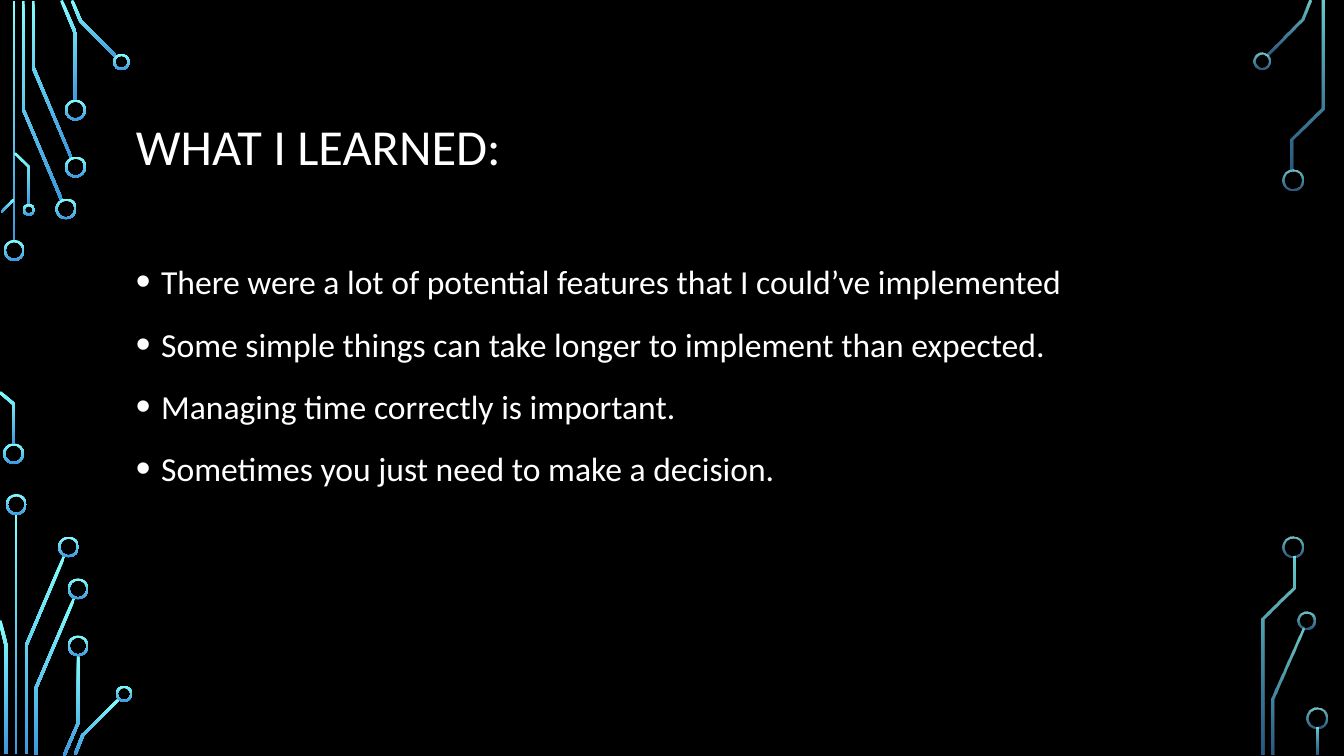
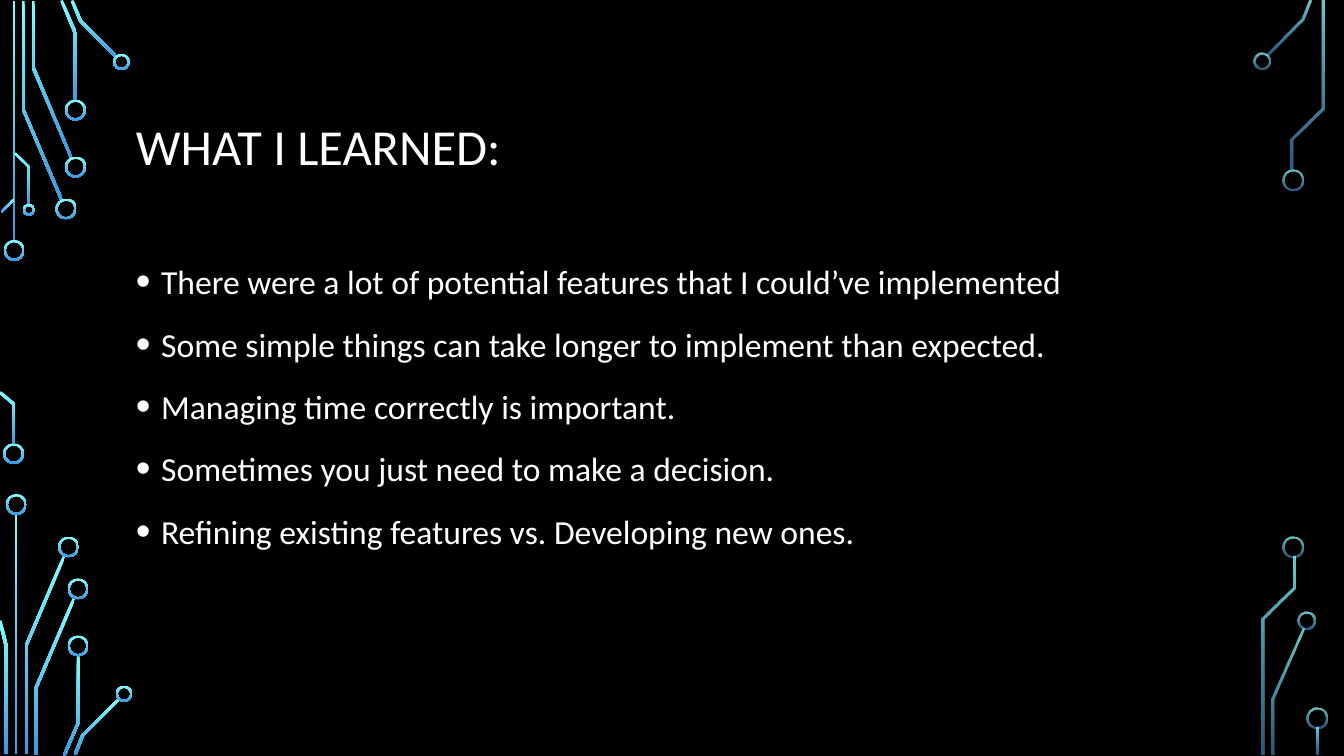
Before and after one commit to MichaelDuToit/SD6501_BudgieCoin_Project, a slide deck: slide 8 of Documentation/Final Project Documentation/SD6501_FinalProject_Presentation_MDuToit.pptx. Drawn at 1344x756 pixels with LibreOffice and Linux fonts; fonts in the diff are those of the drawing; background and template pictures are left out. Boxes give left, top, right and bottom in pixels: in the first picture for what was removed or moved away, otherwise in the second. Text is boxed around its words. In the diff, an @@ line names an element or a change of style, - is before the commit and + after.

```diff
--- a/Documentation/Final Project Documentation/SD6501_FinalProject_Presentation_MDuToit.pptx
+++ b/Documentation/Final Project Documentation/SD6501_FinalProject_Presentation_MDuToit.pptx
@@ text at [161,520,854,550]: paragraph added @@
+• Refining existing features vs. Developing new ones.
```
Also in this commit, not shown: 8 other files.
